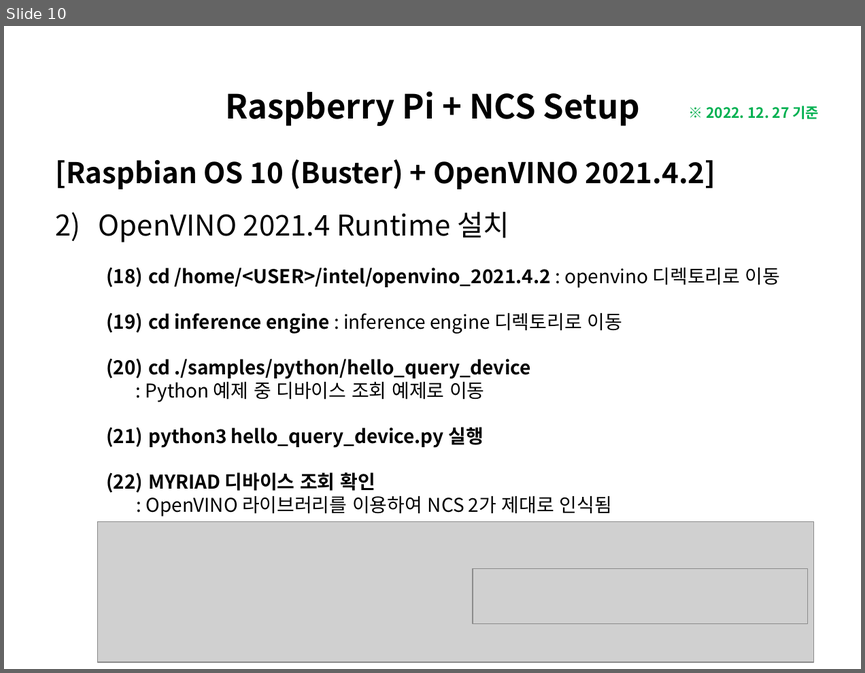
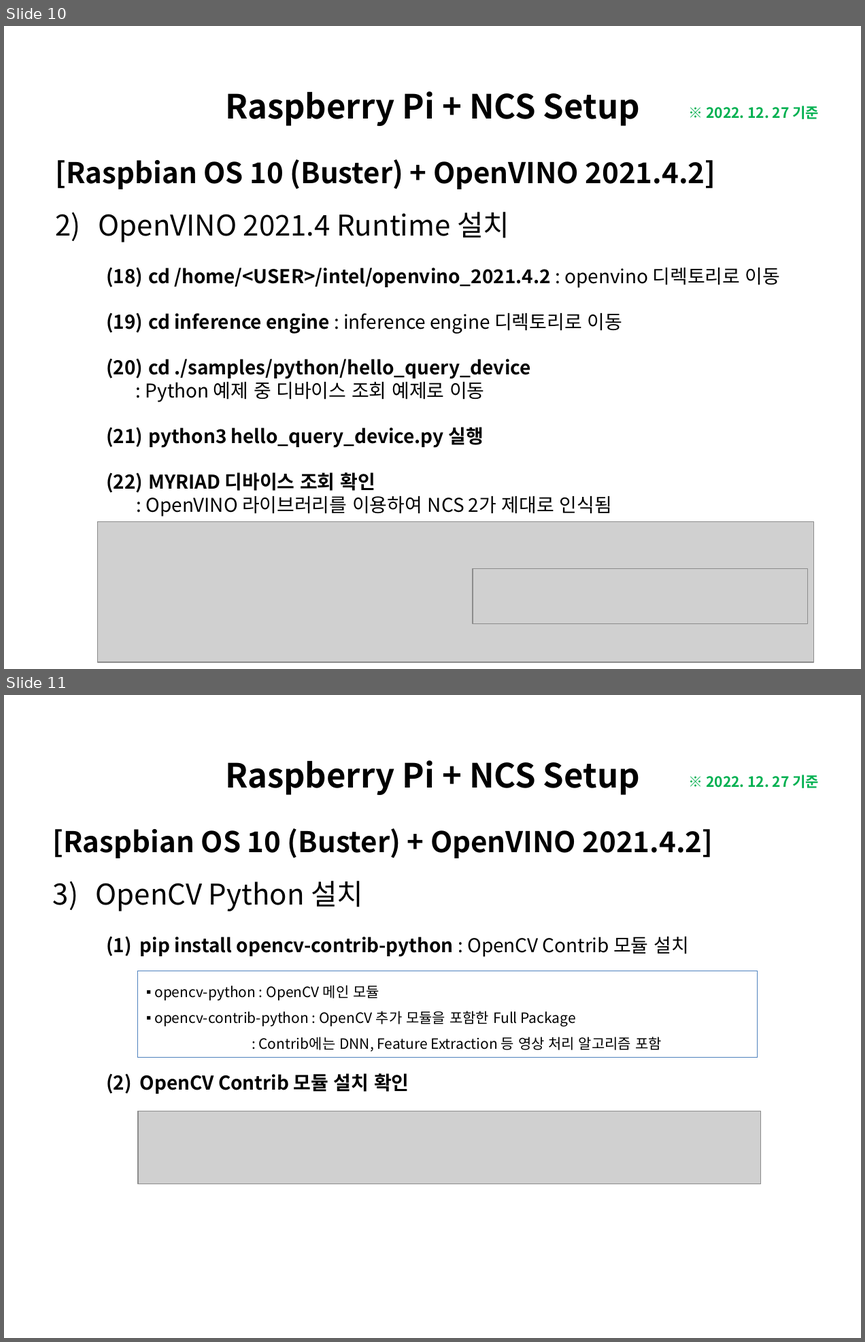
Before and after one commit to luwis93choi/Lecture-Materials-, a slide deck: Raspberry Pi + NCS Setup.pptx. Shown one above the other, each under a label of ours: slide 10 before the commit, slides 10 and 11 after it. The pictures are 865x673 and 865x1342 pixels, drawn with LibreOffice and Linux fonts; fonts in the diff are those of the drawing; grey boxes stand for pictures. Boxes give left, top, right and bottom in pixels: in the first picture for what was removed or moved away, otherwise in the second. Text is boxed around its words. In the diff, an @@ line names an element or a change of style, - is before the commit and + after.

Commit message:
Updates on Raspberry Pi + NCS Setup

```diff
--- a/Raspberry Pi + NCS Setup.pptx
+++ b/Raspberry Pi + NCS Setup.pptx
@@ slide 11 added at (4,695,861,1338), background #FFFFFF @@
@@ title added at (225,760,640,795), 28 pt, text #000000, bold @@
+Raspberry Pi + NCS Setup
@@ text added at (706,775,819,788), 12 pt, text #00B050, bold @@
+※ 2022. 12. 27 기준
@@ text added at (53,828,713,911), 24 pt, text #000000, bold @@
+[Raspbian OS 10 (Buster) + OpenVINO 2021.4.2]
+3) OpenCV Python 설치
@@ text added at (140,936,688,1093), 16 pt, text #000000, bold @@
+(1) pip install opencv-contrib-python : OpenCV Contrib 모듈 설치
+(2) OpenCV Contrib 모듈 설치 확인
@@ rectangle added at (138,970,757,1057), outline #4F81BD 0.75 pt, 12 pt, text #000000 @@
+▪ opencv-python : OpenCV 메인 모듈
+▪ opencv-contrib-python : OpenCV 추가 모듈을 포함한 Full Package
+: Contrib에는 DNN, Feature Extraction 등 영상 처리 알고리즘 포함
@@ picture added at (138,1111,761,1184) @@
```
Also in this commit, not shown: 1 other file.
